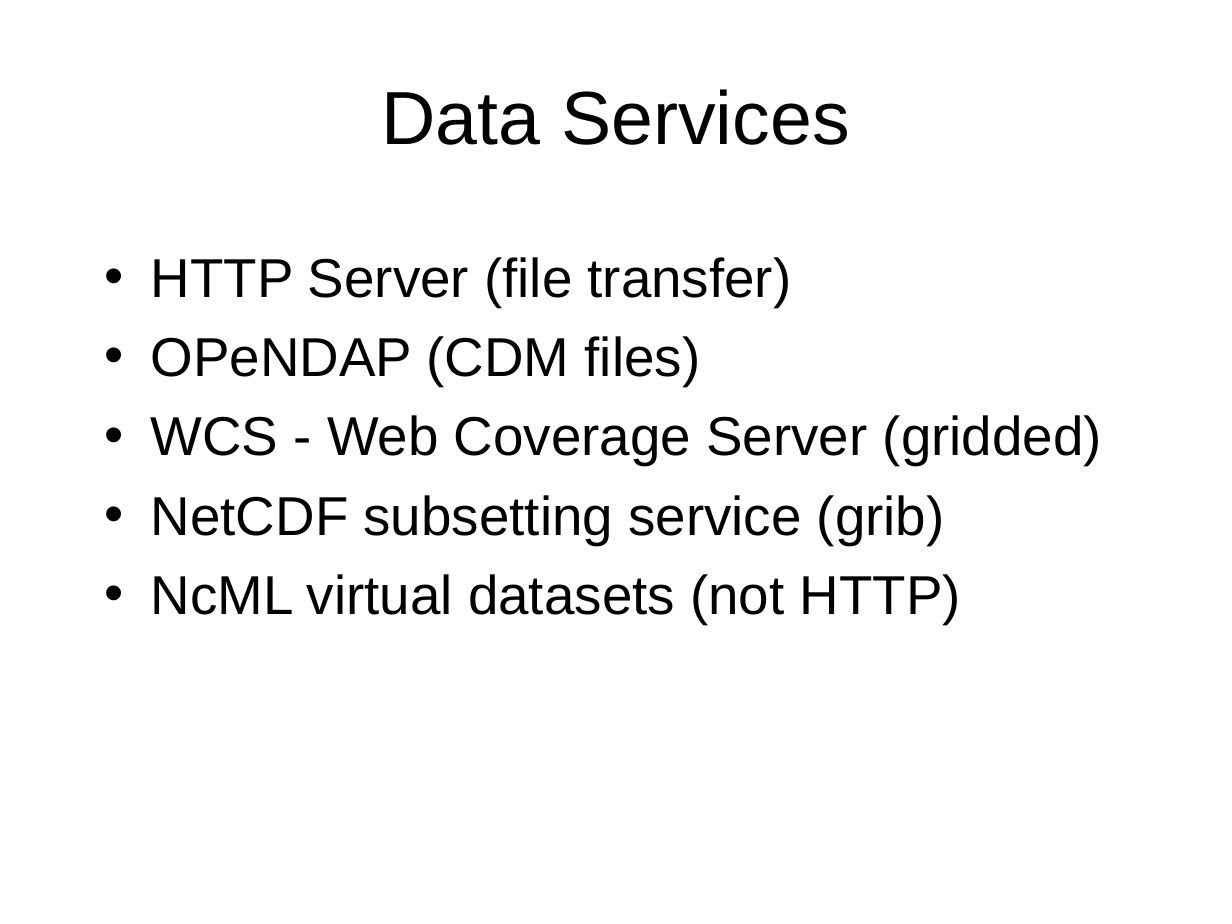
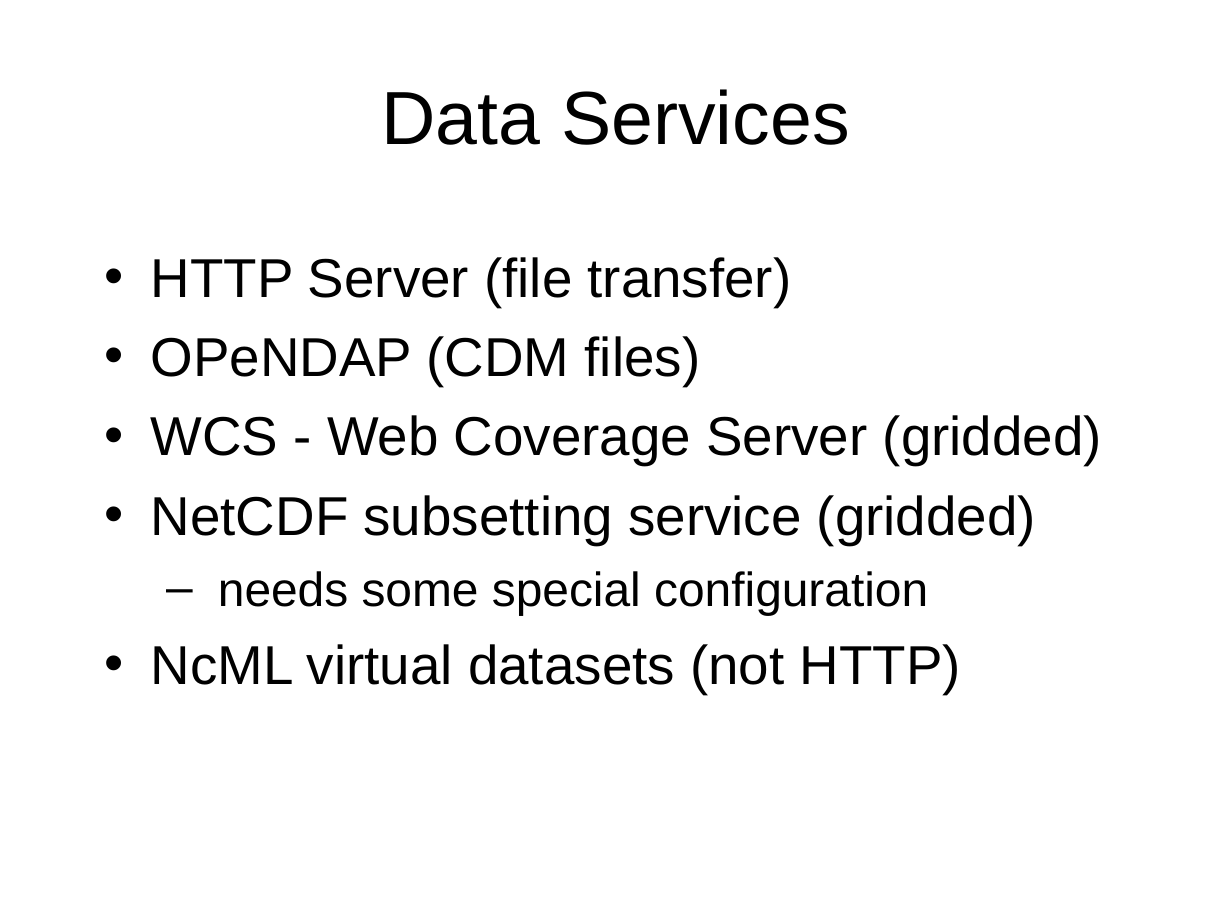
Before and after one commit to ooici-eoi/THREDDS, a slide deck: slide 3 of docs/web/thredds/tech/tutorial/TDSOverview.ppt. Drawn at 1232x924 pixels with LibreOffice and Linux fonts; fonts in the diff are those of the drawing; background and template pictures are left out. Boxes give left, top, right and bottom in pixels: in the first picture for what was removed or moved away, otherwise in the second. Text is boxed around its words. In the diff, an @@ line names an element or a change of style, - is before the commit and + after.

```diff
--- a/docs/web/thredds/tech/tutorial/TDSOverview.ppt
+++ b/docs/web/thredds/tech/tutorial/TDSOverview.ppt
@@ text at (151,495,1036,615): text changed @@
-• NetCDF subsetting service (grib)
+• NetCDF subsetting service (gridded)
+  – needs some special configuration
```
Also in this commit, not shown: 5 other slides changed, 6 other files.
